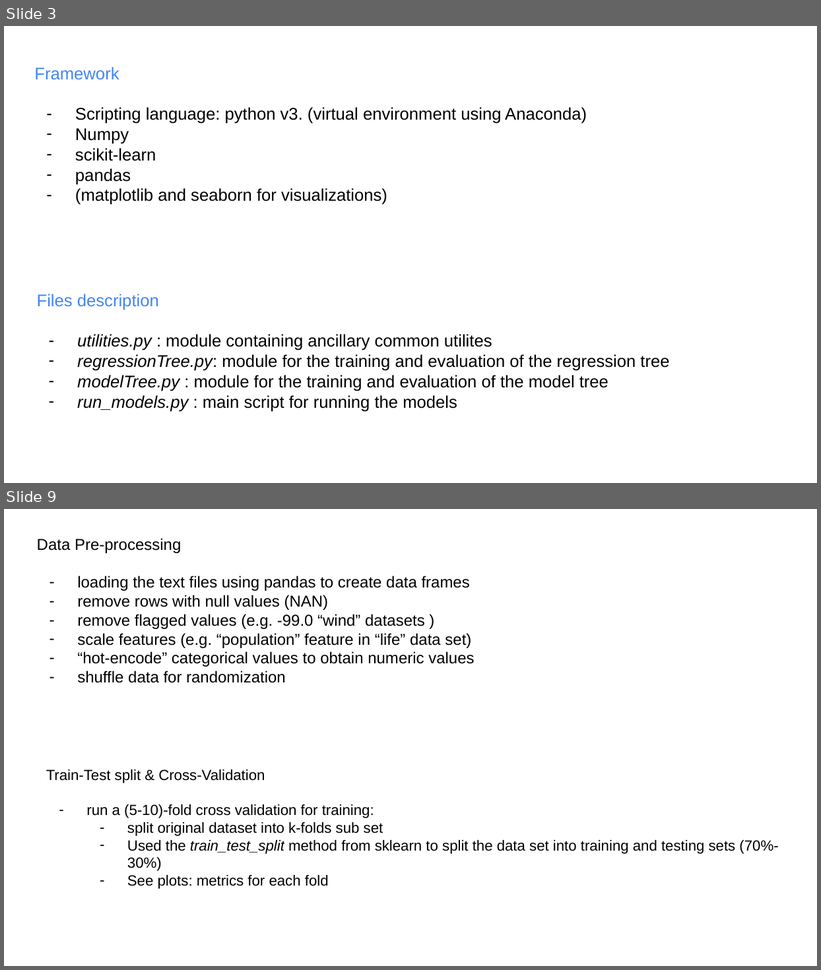
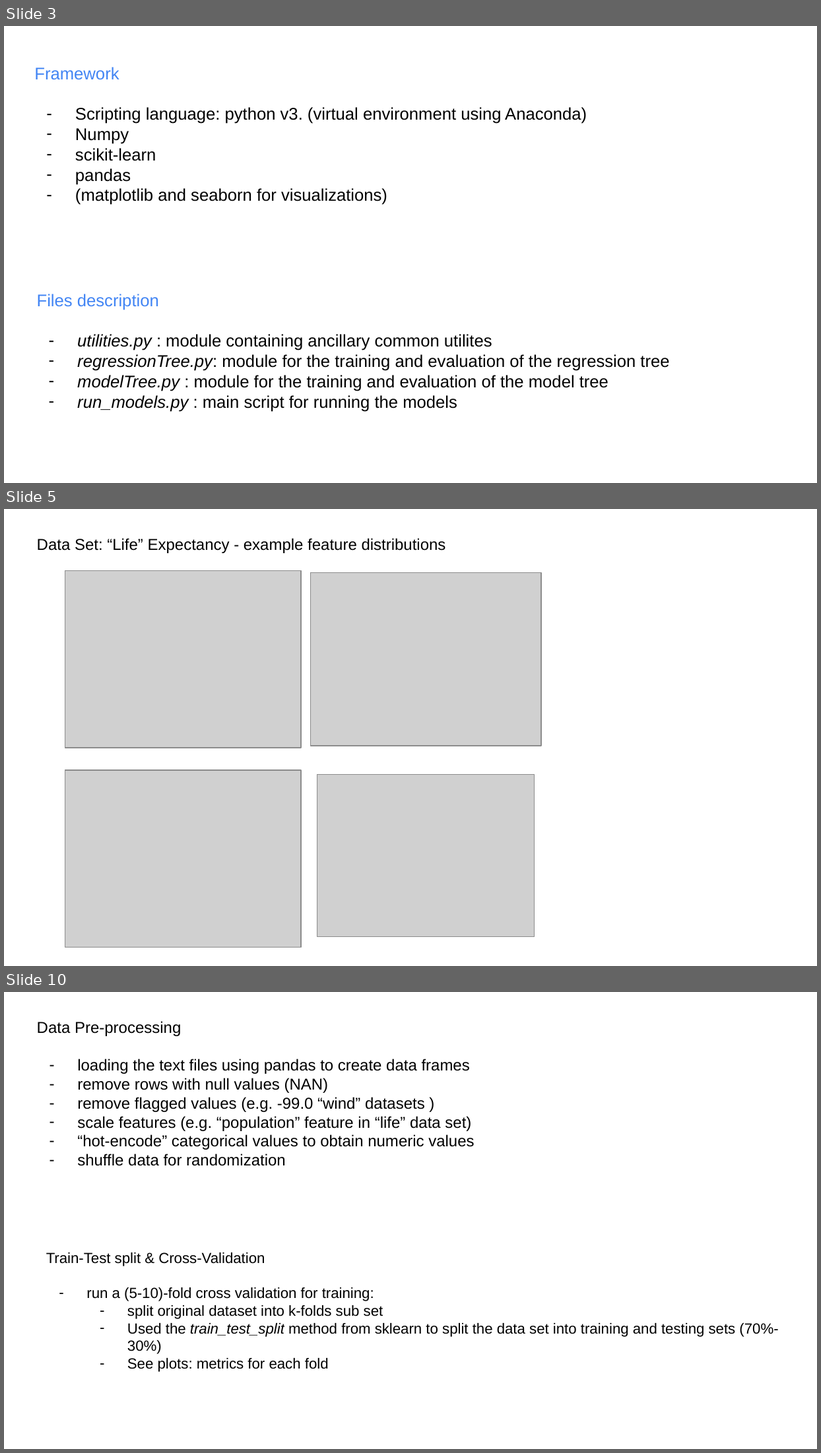
Before and after one commit to fambrogi/MachineLearning, a slide deck: ex_2/Slides_ML_regression.pptx. Shown one above the other, each under a label of ours: slides 3 and 9 before the commit, slides 3, 5 and 10 after it; the slides between them are not shown. The pictures are 821x970 and 821x1453 pixels, drawn with LibreOffice and Linux fonts; fonts in the diff are those of the drawing; grey boxes stand for pictures. Boxes give left, top, right and bottom in pixels: in the first picture for what was removed or moved away, otherwise in the second. Text is boxed around its words. In the diff, an @@ line names an element or a change of style, - is before the commit and + after.

```diff
--- a/ex_2/Slides_ML_regression.pptx
+++ b/ex_2/Slides_ML_regression.pptx
@@ slide 5 added at (4, 509, 817, 966), background #FFFFFF @@
@@ text added at (37, 538, 446, 553), 14 pt, text #000000 @@
+Data Set: “Life” Expectancy - example feature distributions
@@ picture added at (65, 571, 302, 748) @@
@@ picture added at (310, 573, 541, 747) @@
@@ picture added at (65, 770, 302, 947) @@
@@ picture added at (317, 775, 534, 937) @@
@@ what was slide 9 is now slide 10 @@
```
Also in this commit, not shown: 5 slides changed, 4 other slides added, 11 slides removed, 1 other file.
